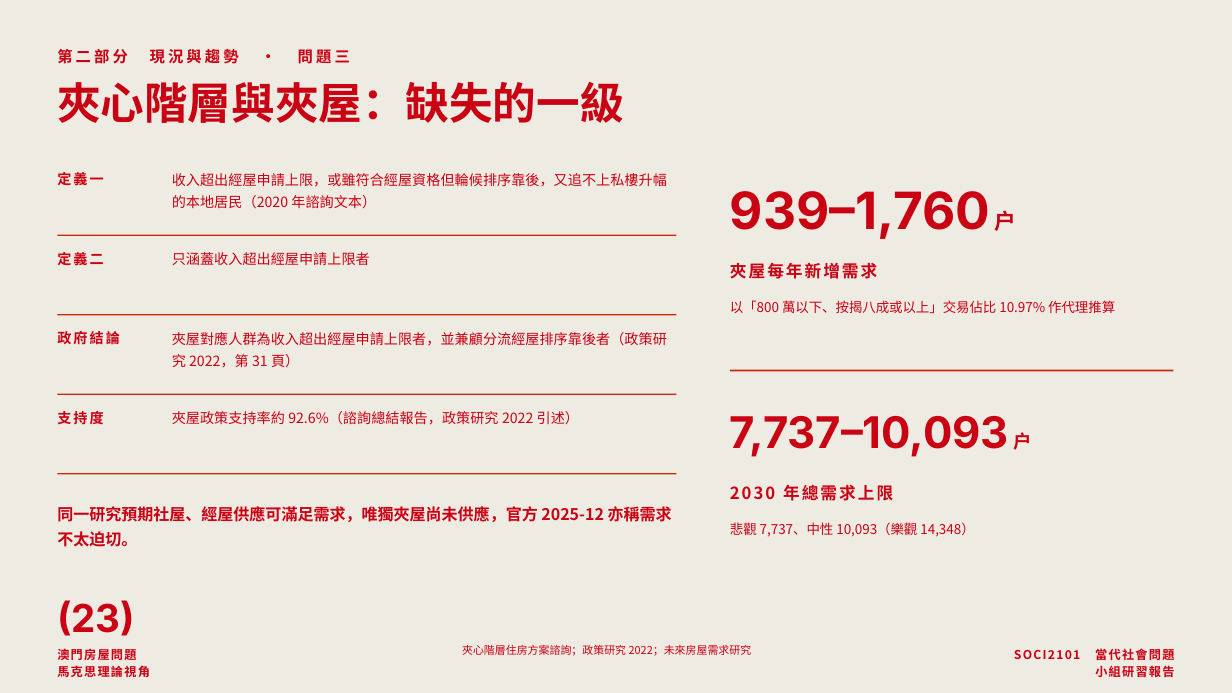
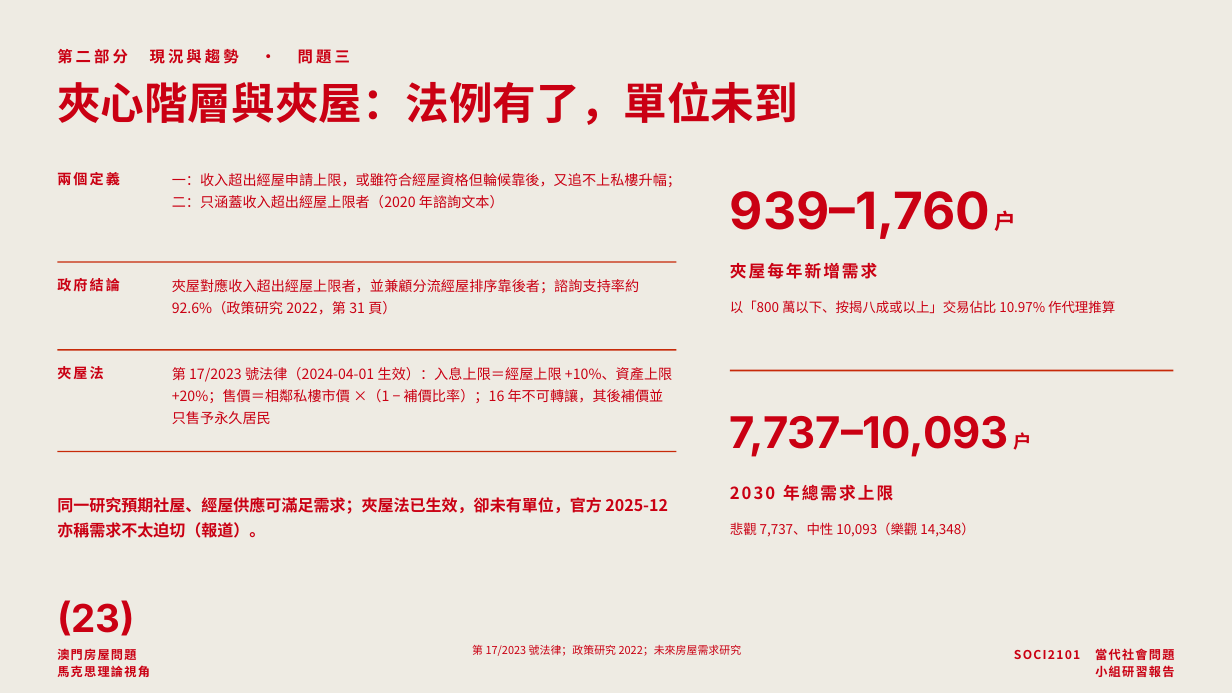
Before and after one commit to lammkiii/-, a slide deck: slide 23 of macau-housing-report/澳門房屋問題-小組研習報告.pptx. Drawn at 1232x693 pixels with LibreOffice and Linux fonts; fonts in the diff are those of the drawing. Boxes give left, top, right and bottom in pixels: in the first picture for what was removed or moved away, otherwise in the second. Text is boxed around its words. In the diff, an @@ line names an element or a change of style, - is before the commit and + after.

```diff
--- a/macau-housing-report/澳門房屋問題-小組研習報告.pptx
+++ b/macau-housing-report/澳門房屋問題-小組研習報告.pptx
@@ text at bbox=[57, 81, 798, 125]: text changed @@
-夾心階層與夾屋：缺失的一級
+夾心階層與夾屋：法例有了，單位未到
@@ text at bbox=[57, 172, 120, 185]: text changed @@
-定義一
+兩個定義
@@ text at bbox=[172, 173, 681, 209]: text changed @@
-收入超出經屋申請上限，或雖符合經屋資格但輪候排序靠後，又追不上私樓升幅的本地居民（2020 年諮詢文本）
+一：收入超出經屋申請上限，或雖符合經屋資格但輪候靠後，又追不上私樓升幅；二：只涵蓋收入超出經屋上限者（2020 年諮詢文本）
@@ rectangle: place and size @@
-rectangle at bbox=[57, 235, 677, 236]
+rectangle at bbox=[57, 262, 677, 262]
@@ text removed at bbox=[57, 252, 103, 266] @@
-定義二
@@ text removed at bbox=[172, 252, 370, 265] @@
-只涵蓋收入超出經屋申請上限者
@@ text "政府結論": place and size @@
-text "政府結論" at bbox=[57, 331, 120, 344]
+text "政府結論" at bbox=[57, 278, 120, 291]
@@ text at bbox=[172, 279, 639, 315]: text changed @@
-夾屋對應人群為收入超出經屋申請上限者，並兼顧分流經屋排序靠後者（政策研究 2022，第 31 頁）
+夾屋對應收入超出經屋上限者，並兼顧分流經屋排序靠後者；諮詢支持率約 92.6%（政策研究 2022，第 31 頁）
@@ rectangle: place and size @@
-rectangle at bbox=[57, 314, 677, 315]
+rectangle at bbox=[57, 349, 677, 350]
@@ text added at bbox=[57, 366, 103, 379], 11 pt, text #CA0013, bold @@
+夾屋法
@@ text added at bbox=[172, 367, 672, 424], 11 pt, text #CA0013 @@
+第 17/2023 號法律（2024-04-01 生效）：入息上限＝經屋上限 +10%、資產上限 +20%；售價＝相鄰私樓市價 ×（1 − 補價比率）；16 年不可轉讓，其後補價並只售予永久居民
@@ rectangle removed at bbox=[57, 394, 677, 395] @@
@@ text removed at bbox=[57, 411, 103, 425] @@
-支持度
@@ text removed at bbox=[172, 411, 579, 425] @@
-夾屋政策支持率約 92.6%（諮詢總結報告，政策研究 2022 引述）
@@ rectangle: place and size @@
-rectangle at bbox=[57, 473, 677, 474]
+rectangle at bbox=[57, 451, 677, 452]
@@ text at bbox=[57, 497, 668, 538]: text changed @@
-同一研究預期社屋、經屋供應可滿足需求，唯獨夾屋尚未供應，官方 2025-12 亦稱需求不太迫切。
+同一研究預期社屋、經屋供應可滿足需求；夾屋法已生效，卻未有單位，官方 2025-12 亦稱需求不太迫切（報道）。
@@ text at bbox=[472, 645, 742, 656]: text changed @@
-夾心階層住房方案諮詢；政策研究 2022；未來房屋需求研究
+第 17/2023 號法律；政策研究 2022；未來房屋需求研究
```
Also in this commit, not shown: 17 other slides changed, 5 slides added, 2 slides removed, 3 other files.
